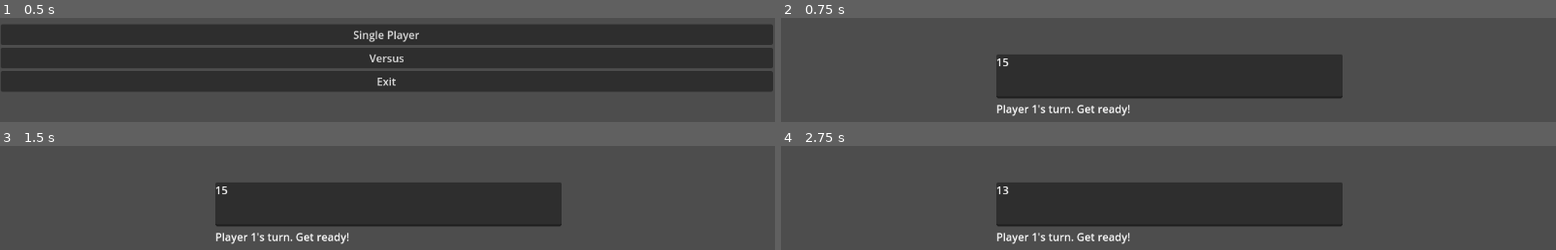
Above: before the commit, frames 1-4 (two rows, left to right).
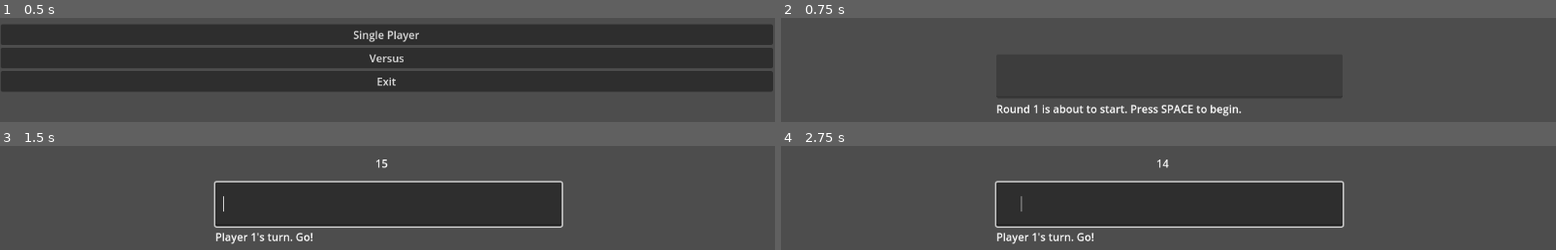
Above: after the commit, the same moments.

Repository: raymondem42/Type-Fight
Game: Godot game, scene res://mainmenu.tscn
The game is run twice, just before and just after one commit, with the same random seed, the same clock (stepped at 60 frames per second) and the same inputs.
Inputs:
- Up to frame 1 (0.5 s): no input
- Up to frame 2 (0.75 s): click "Versus" at 0.5 s
- Up to frame 3 (1.5 s): tap Space at 1.25, 1.35 s
- Up to frame 4 (2.75 s): tap Space at 1.52, 1.82, 2, 2.1, 2.27, 2.57 s

Frame 1 is identical in both runs. In frame 2, 1.5% of the frame differs, in the area x 27-60%, y 38-95%; in frame 3, 2.2%; in frame 4, 2.3%, in the area x 27-73%, y 12-95%.

Commit message:
losts of changes. countdown timer actually works 15s with time outs. Also player trigger rounds with SPACE bar. Announces round and final winner

Diff:
--- a/ChracterCounter.gd
+++ b/ChracterCounter.gd
@@ -5,6 +5,8 @@
 @onready var WordCheckFile = "res://words_alpha.txt"
 @onready var timer = $Timer
 @onready var countdown_label = $CountdownLabel  # A label to display the countdown timer
+@onready var text_input =  $LineEdit #user enter words
+
 
 var is_player1_turn = true
 var player1Score = 0
@@ -13,70 +15,101 @@
 var player1scores = []
 var player2scores = []
 
-var countdown_running = false
+var current_round = 1
+var total_rounds = 4  #max rounds
+
+
+var countdown_running = false  #control countdown status
+var round_ready = false        #when round is ready to start
 
 func _ready() -> void:
 	timer.connect("timeout", Callable (self, "_on_Timer_timeout"))
 
-	timer.wait_time = 15.0
+	timer.wait_time = 15.0  #change timer time
 	timer.one_shot = true
-	start_new_turn()
+	show_ready_message() #show ready message to player
 
-func check_string_in_file(input_string: String, file_path: String) -> bool:
+	text_input.connect("text_submitted", Callable(self, "_on_text_submitted")) #will take care of user inputs
+
+func check_string_in_file(input_string: String, _file_path: String) -> bool:
+	input_string = input_string.strip_edges().to_lower()  # Normalize the input
 	var file = FileAccess.open(WordCheckFile, FileAccess.READ)
-	var file_content = file.get_as_text()
-	file.close()
-	return input_string in file_content
+	if file:
+		var file_content = file.get_as_text()
+		file.close()
+		# Split the file content by lines and check if the input string is in the list of words
+		var word_list = file_content.split("\n")
+		return input_string in word_list
 
-func _on_text_submitted(new_text: String) -> void:
+	return false
+
+
+
+func _on_LineEdit_text_submitted(new_text: String) -> void:
 	if timer.is_stopped():
 		return  # Ignore input if the timer has ended
 
 	timer.stop() #stops becaouse player enterd something
 	countdown_running = false #stops countdown
+
+	text_input.clear() #clears teh users input for next user
+	text_input.editable = false # disables editing until the next round starts
+
+
 	if check_string_in_file(new_text, WordCheckFile):
 		var char_count = new_text.length()
 		if is_player1_turn:
 			player1Score += char_count
 			player1scores.append(player1Score)
-			result_label.text = "Player 1 Score: " + str(player1Score)
+			result_label.text = "Player 1 scored " + str(char_count) + " points."
+			result_label.text += "\nPlayer 2's turn next. Press Space to start."
 
 		else:
 			player2Score += char_count
 			player2scores.append(player2Score)
-			result_label.text = "Player 2 Score: " + str(player2Score)
-
+			result_label.text = "Player 2 scored " + str(char_count) + " points."
+			announce_round_winner()  # End the round and announce the winner
 	else:
 		#  input is invalid
 		result_label.text = "Invalid word!"
 
-# The round is done. update the player's score and wait for the next player's turn
-	if is_player1_turn:
-		result_label.text += "\nRound over! Player 2's turn next. Press Space to start"
-	else:
-		result_label.text += "\nRound over! Player 1's turn next.Press Space to start"
-
 	is_player1_turn = not is_player1_turn
+	round_ready = true #next round is a go
 
 	# The next turn will start when the player press space
 
 func start_new_turn() -> void:
+	if current_round > total_rounds:
+		announce_final_winner()
+		return
+	result_label.text = "Round " + str(current_round) + ": "  # Display the current round number
+
 	if is_player1_turn:
-		result_label.text = "Player 1's turn. Get ready!"
+		result_label.text = "Player 1's turn. Go!"
 	else:
-		result_label.text = "Player 2's turn. Get ready!"
+		result_label.text = "Player 2's turn. Go!"
+
+	text_input.editable = true #lets player enter guess
+	text_input.grab_focus() #n
 
 	# starts the countdown
 	countdown_running = true  #set to true when starts
+	round_ready = false # change to not ready
 	timer.start()
-	_countdown_timer(15)  # Start countdown
+	_countdown_timer(15)  # change countdown time
+
+func show_ready_message() -> void:
+	result_label.text = "Round " + str(current_round) + " is about to start. Press SPACE to begin."
+	round_ready = true  # Change it back to ready to start
+	text_input.editable = false  # Disable the text input until the round starts
 
 func _countdown_timer(time_left: int) -> void:
 	# Display countdown timer
-	if time_left > 0:
+	if countdown_running and time_left > 0:
 		countdown_label.text = str(time_left)
 		await get_tree().create_timer(1.0).timeout
-		_countdown_timer(time_left - 1)
+		if countdown_running:
+			_countdown_timer(time_left - 1)
 	else:
 		countdown_label.text = ""  # Clear the countdown label when the timer ends
 
@@ -91,13 +124,64 @@
 		player2scores.append(player2Score)
 		result_label.text = "Time's up! Player 2's score: " + str(player2Score)
 
-	result_label.text += "\nRound over! Next player's turn."
+	result_label.text += "\nRound over! Next player's turn. Press Space to start."
 	print("Round is done.")
 
-	# Stop the timer and wait for the player to manually start the next round
+	# manually start the next round
 	is_player1_turn = not is_player1_turn
+	round_ready = true #change to show next round is ready to start
 
 func _input(event: InputEvent) -> void:
 	if event is InputEventKey and event.is_pressed() and event.keycode == KEY_SPACE:
-		if not countdown_running:
+		if round_ready:
 			start_new_turn()
+
+func announce_round_winner() -> void:
+	#announce winner of round with pts for both
+	result_label.text = "Round " + str(current_round) + " results:\n"
+	result_label.text += "Player 1: " + str(player1Score) + " points\n"
+	result_label.text += "Player 2: " + str(player2Score) + " points\n"
+
+
+	# Announce the winner of the round
+	if player1Score > player2Score:
+		result_label.text += "\nPlayer 1 wins this round!"
+	elif player2Score > player1Score:
+		result_label.text += "\nPlayer 2 wins this round!"
+	else:
+		result_label.text += "\nThis round is a tie!"
+
+	# Prepare for the next round or end the game
+	current_round += 1
+	if current_round > total_rounds:
+		announce_final_winner()
+	else:
+		if current_round == total_rounds:
+			result_label.text += "\nPress Space to start the Final Round!"
+		else:
+			result_label.text += "\nPress Space to start Round " + str(current_round) + "."
+		round_ready = true  # Set to true so the player can start the next round
+
+func announce_final_winner() -> void:
+	# Calculate the total points for each player
+	var player1_total_points = player1Score
+	var player2_total_points = player2Score
+
+	# Announce the overall winner after the last round
+	result_label.text = "Final results:\n"
+	result_label.text += "Player 1: " + str(player1_total_points) + " points\n"
+	result_label.text += "Player 2: " + str(player2_total_points) + " points\n"
+
+	if player1_total_points > player2_total_points:
+		result_label.text += "Player 1 WINS!"
+	elif player2_total_points > player1_total_points:
+		result_label.text += "Player 2 WINS!"
+	else:
+		result_label.text += "The game is a tie with both players scoring " + str(player1_total_points) + " points!"
+
+	# Optionally, reset the game or exit
+
+func reset_scores() -> void:
+	# Reset scores for the next round
+	player1Score = 0
+	player2Score = 0
--- a/WordInput.tscn
+++ b/WordInput.tscn
@@ -7,6 +7,23 @@
 anchors_preset = 0
 offset_right = 40.0
 offset_bottom = 40.0
+script = ExtResource("1_l8hxm")
+
+[node name="Label" type="Label" parent="."]
+layout_mode = 0
+offset_left = 320.0
+offset_top = 530.0
+offset_right = 837.0
+offset_bottom = 590.0
+
+[node name="Timer" type="Timer" parent="."]
+
+[node name="CountdownLabel" type="Label" parent="."]
+layout_mode = 0
+offset_left = 558.0
+offset_top = 420.0
+offset_right = 598.0
+offset_bottom = 443.0
 
 [node name="LineEdit" type="LineEdit" parent="."]
 layout_mode = 0
@@ -14,20 +31,6 @@
 offset_top = 460.0
 offset_right = 835.0
 offset_bottom = 526.0
-script = ExtResource("1_l8hxm")
 
-[node name="Label" type="Label" parent="LineEdit"]
-layout_mode = 0
-offset_top = 70.0
-offset_right = 517.0
-offset_bottom = 130.0
-
-[node name="Timer" type="Timer" parent="LineEdit"]
-
-[node name="CountdownLabel" type="Label" parent="LineEdit"]
-layout_mode = 0
-offset_right = 40.0
-offset_bottom = 23.0
-
-[connection signal="text_submitted" from="LineEdit" to="LineEdit" method="_on_text_submitted"]
-[connection signal="timeout" from="LineEdit/Timer" to="LineEdit" method="_on_timer_timeout"]
+[connection signal="timeout" from="Timer" to="." method="_on_timer_timeout"]
+[connection signal="text_submitted" from="LineEdit" to="." method="_on_LineEdit_text_submitted"]
--- /dev/null
+++ b/word_input.gd
@@ -0,0 +1,19 @@
+extends Control
+
+
+# Called when the node enters the scene tree for the first time.
+func _ready() -> void:
+	pass # Replace with function body.
+
+
+# Called every frame. 'delta' is the elapsed time since the previous frame.
+func _process(delta: float) -> void:
+	pass
+
+
+func _on_timer_timeout() -> void:
+	pass # Replace with function body.
+
+
+func _on_line_edit_text_submitted(new_text: String) -> void:
+	pass # Replace with function body.
